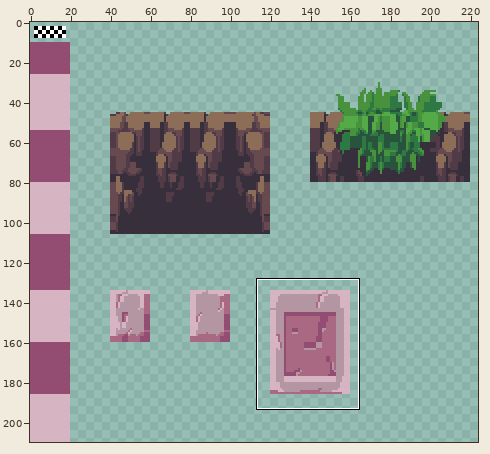
Two states of a sprite sheet, tilesets/tileset_chao/output_tileset.png. The picture above shows the old version from afar; the outline marks the close-up.
Close-up. The starting point:
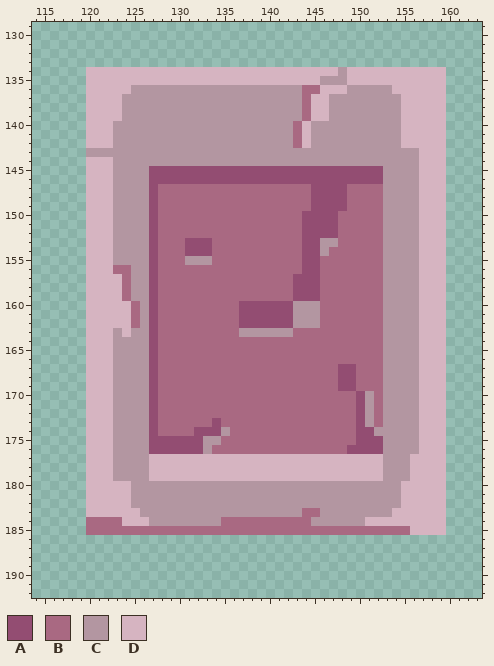
The file is 240x210 pixels. Shown: x 114..163, y 129..192. The wide view leaves out empty margins. The commit also changed other parts of the picture, which this record leaves out.
Palette (. is transparent): A #934d72  B #a96982  C #b396a1  D #d6b4c1
Now the later version:
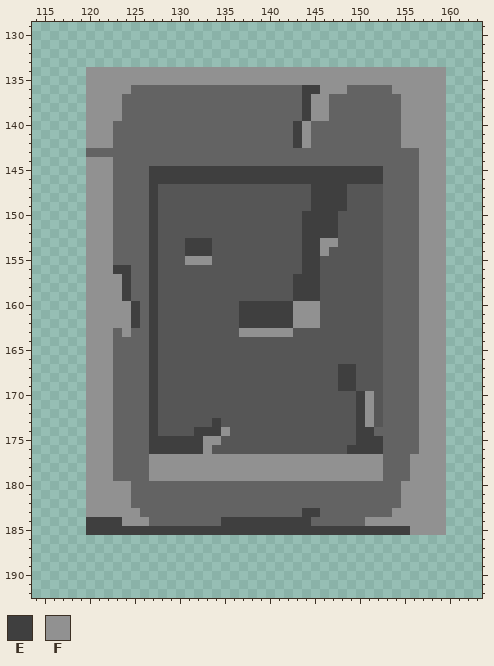
Colours new in this view: E #3f3f3f  F #919191
Diff:
colour B: #a96982 -> #565656
colour C: #b396a1 -> #636363
Changed rows in their new state; - is a pixel that keeps its letter.
first column x 120:
134 FFFFFFFFFFFFFFFFFFFFFFFFFFFFFFFFFFFFFFFF
135 FFFFFFFFFFFFFFFFFFFFFFFFFFFFFFFFFFFFFFFF
136 FFFFF-------------------EEFFF-----FFFFFF
137 FFFF--------------------EFF--------FFFFF
138 FFFF--------------------EFF--------FFFFF
139 FFFF--------------------EFF--------FFFFF
140 FFF--------------------EF----------FFFFF
141 FFF--------------------EF----------FFFFF
142 FFF--------------------EF----------FFFFF
143 -------------------------------------FFF
144 FFF----------------------------------FFF
145 FFF----EEEEEEEEEEEEEEEEEEEEEEEEEE----FFF
146 FFF----EEEEEEEEEEEEEEEEEEEEEEEEEE----FFF
147 FFF----E-----------------EEEE--------FFF
148 FFF----E-----------------EEEE--------FFF
149 FFF----E-----------------EEEE--------FFF
150 FFF----E----------------EEEE---------FFF
151 FFF----E----------------EEEE---------FFF
152 FFF----E----------------EEEE---------FFF
153 FFF----E---EEE----------EEFF---------FFF
154 FFF----E---EEE----------EEF----------FFF
155 FFF----E---FFF----------EE-----------FFF
156 FFFEE--E----------------EE-----------FFF
157 FFFFE--E---------------EEE-----------FFF
158 FFFFE--E---------------EEE-----------FFF
159 FFFFE--E---------------EEE-----------FFF
160 FFFFFE-E---------EEEEEEFFF-----------FFF
161 FFFFFE-E---------EEEEEEFFF-----------FFF
162 FFFFFE-E---------EEEEEEFFF-----------FFF
163 FFF-F--E---------FFFFFF--------------FFF
164 FFF----E-----------------------------FFF
165 FFF----E-----------------------------FFF
166 FFF----E-----------------------------FFF
167 FFF----E--------------------EE-------FFF
168 FFF----E--------------------EE-------FFF
169 FFF----E--------------------EE-------FFF
170 FFF----E----------------------EF-----FFF
171 FFF----E----------------------EF-----FFF
172 FFF----E----------------------EF-----FFF
173 FFF----E------E---------------EF-----FFF
174 FFF----E----EEEF--------------EE-----FFF
175 FFF----EEEEEEFF---------------EEE----FFF
176 FFF----EEEEEEF---------------EEEE----FFF
177 FFF----FFFFFFFFFFFFFFFFFFFFFFFFFF---FFFF
178 FFF----FFFFFFFFFFFFFFFFFFFFFFFFFF---FFFF
179 FFF----FFFFFFFFFFFFFFFFFFFFFFFFFF---FFFF
180 FFFFF------------------------------FFFFF
181 FFFFF------------------------------FFFFF
182 FFFFF------------------------------FFFFF
183 FFFFFF------------------EE--------FFFFFF
184 EEEEFFF--------EEEEEEEEEE------FFFFFFFFF
185 EEEEEEEEEEEEEEEEEEEEEEEEEEEEEEEEEEEEFFFF
Boxes around the changes in both close-ups, in picture pixels (x1, y1, x2, y2):
changed: (86, 67, 446, 535)
